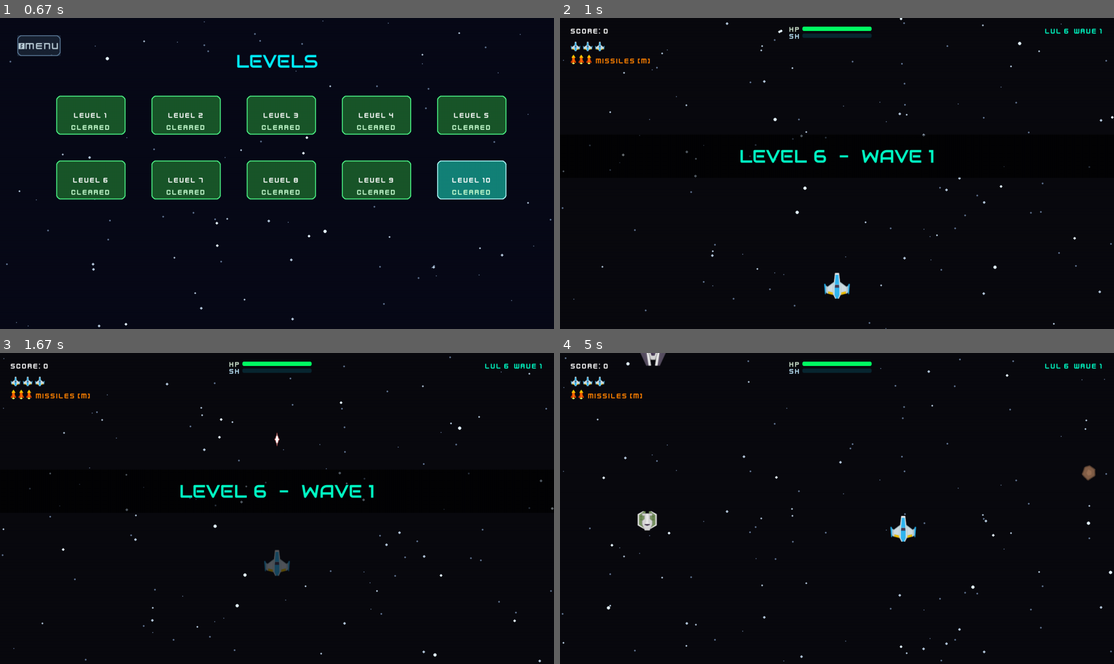
Above: before the commit, frames 1-4 (two rows, left to right).
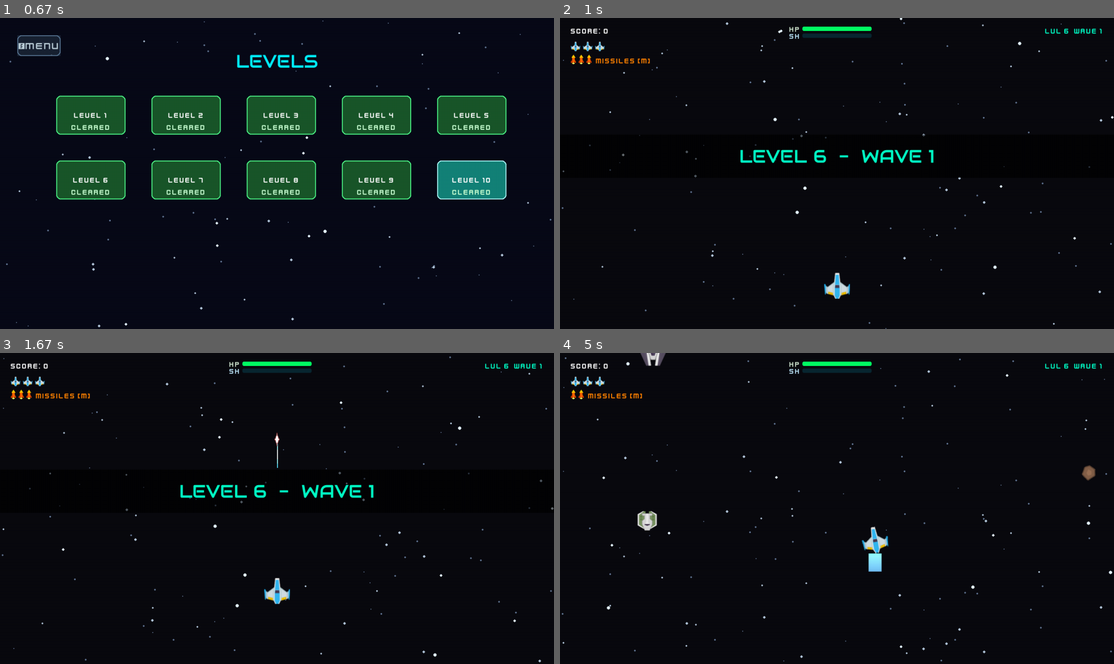
Above: after the commit, the same moments.

Repository: abdulqudoos181005/learning_pygame
Game: pygame game, started from src/game.py
The game is run twice, just before and just after one commit, with the same random seed, the same clock (stepped at 60 frames per second) and the same inputs.
Inputs (mouse positions are in pixels of both pictures, inside the frame that each line leads up to):
- Up to frame 1 (0.67 s): click "Play Game" at 0.38 s
- Up to frame 2 (1 s): press the mouse at (648, 179) at 0.7 s; move the mouse to (776, 189) at 0.8 s; release the mouse at (903, 201) at 0.93 s
- Up to frame 3 (1.67 s): tap Space at 1 s; hold Up from 1.33 s (still down); move the mouse to (249, 589) at 1.37 s
- Up to frame 4 (5 s): release Up at 1.8 s; hold M 1.88-2.35 s; hold Right 1.88-2.35 s; move the mouse to (820, 455) at 1.92 s; hold Right 2.38-2.85 s; move the mouse to (759, 443) at 2.42 s; hold Left 2.88-3.42 s; move the mouse to (981, 480) at 2.92 s; hold Down 3.45-3.75 s; move the mouse to (1008, 502) at 3.48 s; hold Left 3.78-4.18 s; move the mouse to (953, 452) at 3.82 s; hold Up 4.22-4.58 s; move the mouse to (676, 449) at 4.25 s; hold Right from 4.62 s (still down); move the mouse to (859, 496) at 4.65 s

Frame 1 is identical in both runs. In frame 2, less than 0.1% of the frame differs, in the area x 47-53%, y 82-91%; in frame 3, 0.4%; in frame 4, 0.6%, in the area x 54-65%, y 52-71%.

Commit message:
feat: add living player presentation effects

Diff:
--- a/src/sprites.py
+++ b/src/sprites.py
@@ -2,6 +2,7 @@
 import pygame as pg
 import random
 import math
+from vfx.player_presentation import PlayerPresentation
 
 class Player(pg.sprite.Sprite):
     def __init__(self, game, x, y):
@@ -10,6 +11,18 @@
         self.base_image = self.game.assets.get_image("player", 60, 60)
         self.image = self.base_image.copy()
         self.rect = self.image.get_rect(center=(x, y))
+        self.pos_x = float(x)
+        self.pos_y = float(y)
+        self.velocity = pg.Vector2(0, 0)
+        self.max_speed = 400.0
+        self.acceleration = 1800.0
+        self.drag = 8.0
+        self.bank_angle = 0.0
+        self.recoil_timer = 0.0
+        self.hit_stutter = 0.0
+        self.muzzle_timer = 0.0
+        self.missile_hold_timer = 0.0
+        self.presentation = PlayerPresentation(self)
 
         # Stats
         self.speed = 400.0  # Pixels per second
@@ -49,9 +62,12 @@
         if self.invincible_timer > 0:
             return False
 
+        shield_broke = False
         if self.shield > 0:
             self.shield -= damage
-            if hasattr(self.game, 'assets') and hasattr(self.game.assets, 'get_sound'):
+            shield_broke = self.shield <= 0
+            self.presentation.trigger_shield_ripple()
+            if shield_broke and hasattr(self.game, 'assets') and hasattr(self.game.assets, 'get_sound'):
                 self.game.assets.get_sound("shield_down").play()
             if self.shield < 0:
                 self.health += self.shield # Apply remaining damage to health
@@ -62,16 +78,21 @@
         # Trigger screen shake on taking damage
         if hasattr(self.game.state, 'trigger_shake'):
             self.game.state.trigger_shake(duration=0.2, magnitude=5)
+        self.hit_stutter = 0.12
 
         if self.health <= 0:
             self.lives -= 1
             self.health = self.max_health
             self.shield = 0
             self.activate_invincibility(4.0)
+            self.presentation.trigger_repair()
             if hasattr(self.game, 'assets') and hasattr(self.game.assets, 'get_sound'):
                 self.game.assets.get_sound("player_death").play()
             # Reset position
-            self.rect.center = (self.game.width // 2, self.game.height - 80)
+            self.pos_x = float(self.game.width // 2)
+            self.pos_y = float(self.game.height - 80)
+            self.velocity.update(0, 0)
+            self.rect.center = (round(self.pos_x), round(self.pos_y))
             return True # Died
         return False
 
@@ -87,6 +108,10 @@
             self.laser_power_timer -= dt
         if self.missile_cooldown > 0:
             self.missile_cooldown -= dt
+        self.recoil_timer = max(0.0, self.recoil_timer - dt)
+        self.hit_stutter = max(0.0, self.hit_stutter - dt)
+        self.muzzle_timer = max(0.0, self.muzzle_timer - dt)
+        self.presentation.update(dt)
         if self.invincible_timer > 0:
             self.invincible_timer -= dt
             self.flash_timer += dt
@@ -98,7 +123,7 @@
 
         self.shield_active = self.shield > 0
 
-        # Movement keys
+        # Movement keys feed an inertial body; the rect remains the collision view.
         keys = pg.key.get_pressed()
         dx, dy = 0.0, 0.0
 
@@ -117,21 +142,32 @@
             dx /= length
             dy /= length
 
-            # Apply speed boost power-up if active
-            current_speed = self.speed * 1.5 if self.speed_boost_timer > 0 else self.speed
-
-            self.rect.x += dx * current_speed * dt
-            self.rect.y += dy * current_speed * dt
+        desired = pg.Vector2(dx, dy)
+        boost = 1.5 if self.speed_boost_timer > 0 else 1.0
+        self.max_speed = self.speed * boost
+        if desired.length_squared() > 0:
+            desired.scale_to_length(self.max_speed)
+            self.velocity += (desired - self.velocity) * min(1.0, self.acceleration * dt / max(1.0, self.max_speed))
+        else:
+            self.velocity *= max(0.0, 1.0 - self.drag * dt)
+        if self.velocity.length() > self.max_speed:
+            self.velocity.scale_to_length(self.max_speed)
+        self.pos_x += self.velocity.x * dt
+        self.pos_y += self.velocity.y * dt
 
         # Screen boundaries check
-        if self.rect.left < 0:
-            self.rect.left = 0
-        if self.rect.right > self.game.width:
-            self.rect.right = self.game.width
-        if self.rect.top < 0:
-            self.rect.top = 0
-        if self.rect.bottom > self.game.height:
-            self.rect.bottom = self.game.height
+        half_w, half_h = self.rect.width / 2, self.rect.height / 2
+        self.pos_x = max(half_w, min(self.game.width - half_w, self.pos_x))
+        self.pos_y = max(half_h, min(self.game.height - half_h, self.pos_y))
+        self.bank_angle = max(-12.0, min(12.0, self.velocity.x / max(1.0, self.max_speed) * 12.0))
+        rotated = pg.transform.rotozoom(self.base_image, self.bank_angle, 1.0)
+        if self.recoil_timer > 0:
+            rotated = pg.transform.smoothscale(
+                rotated,
+                (rotated.get_width(), max(1, rotated.get_height() - 2)),
+            )
+        self.image = rotated
+        self.rect = self.image.get_rect(center=(round(self.pos_x), round(self.pos_y)))
 
         # Fire regular weapons
         if keys[pg.K_SPACE] or keys[pg.K_j]:
@@ -139,12 +175,17 @@
 
         # Launch missile (M key) — homing special weapon
         if keys[pg.K_m] and self.missile_count > 0 and self.missile_cooldown <= 0:
+            self.missile_hold_timer += dt
             self._launch_missile()
             self.missile_cooldown = 0.5  # Half-second cooldown between launches
+        elif not keys[pg.K_m]:
+            self.missile_hold_timer = 0.0
 
     def shoot(self):
         if self.shoot_timer <= 0:
             self.shoot_timer = self.shoot_cooldown
+            self.recoil_timer = 0.06
+            self.muzzle_timer = 0.07
             if hasattr(self.game, 'assets') and hasattr(self.game.assets, 'get_sound'):
                 self.game.assets.get_sound("laser").play()
 
@@ -173,6 +214,17 @@
                 state.player_lasers.add(laser)
                 state.all_sprites.add(laser)
 
+    def _missile_target(self):
+        state = self.game.state
+        enemies = getattr(state, "enemies", ())
+        return max(enemies, key=lambda enemy: enemy.health, default=None)
+
+    def draw_presentation_back(self, surface):
+        self.presentation.draw_back(surface)
+
+    def draw_presentation_front(self, surface):
+        self.presentation.draw_front(surface)
+
     def _launch_missile(self):
         """Spawns a homing Missile targeting the highest-health enemy on screen."""
         state = self.game.state
@@ -206,6 +258,9 @@
             self.image = self.raw_image
 
         self.rect = self.image.get_rect(center=(x, y))
+        self.fx = float(x)
+        self.fy = float(y)
+        self.trail = []
 
         # Resolve speed into X/Y components accounting for angle
         if is_player:
@@ -216,12 +271,26 @@
             self.speed_y = abs(speed_y) * math.cos(math.radians(self.angle))
 
     def update(self, dt):
-        self.rect.x += self.speed_x * dt
-        self.rect.y += self.speed_y * dt
+        self.trail.append((self.fx, self.fy))
+        if len(self.trail) > 5:
+            self.trail.pop(0)
+        self.fx += self.speed_x * dt
+        self.fy += self.speed_y * dt
+        self.rect.center = (round(self.fx), round(self.fy))
 
         # Kill if it leaves screen boundaries
         if self.rect.bottom < 0 or self.rect.top > self.game.height or self.rect.right < 0 or self.rect.left > self.game.width:
             self.kill()
+
+    def draw_trail(self, surface):
+        if len(self.trail) < 2:
+            return
+        color = (80, 220, 255) if self.speed_y < 0 else (255, 80, 100)
+        for index in range(1, len(self.trail)):
+            alpha = int(35 + index * 30)
+            layer = pg.Surface((max(2, self.rect.width), max(2, self.rect.height)), pg.SRCALPHA)
+            pg.draw.line(layer, (*color, alpha), (layer.get_width() // 2, layer.get_height()), (layer.get_width() // 2, 0), 2)
+            surface.blit(layer, layer.get_rect(center=(round(self.trail[index - 1][0]), round(self.trail[index - 1][1]))), special_flags=pg.BLEND_ADD)
 
 
 class Enemy(pg.sprite.Sprite):
@@ -498,6 +567,7 @@
         # Float positions for sub-pixel precision
         self.fx = float(x)
         self.fy = float(y)
+        self.trail = []
 
     def _find_target(self):
         """Returns the enemy sprite with the highest current health, or None."""
@@ -510,6 +580,9 @@
         return best
 
     def update(self, dt):
+        self.trail.append((self.fx, self.fy))
+        if len(self.trail) > 14:
+            self.trail.pop(0)
         target = self._find_target()
         if target:
             # Vector from missile to target
@@ -538,6 +611,16 @@
                 or self.rect.right < 0 or self.rect.left > self.game.width):
             self.kill()
 
+    def draw_trail(self, surface):
+        if len(self.trail) < 2:
+            return
+        for index in range(1, len(self.trail)):
+            alpha = int(20 + index * 10)
+            radius = max(1, int(index / 5))
+            glow = pg.Surface((radius * 6, radius * 6), pg.SRCALPHA)
+            pg.draw.circle(glow, (255, 150, 45, alpha), glow.get_rect().center, radius)
+            surface.blit(glow, glow.get_rect(center=(round(self.trail[index - 1][0]), round(self.trail[index - 1][1]))), special_flags=pg.BLEND_ADD)
+
 
 class PowerUp(pg.sprite.Sprite):
     """
--- a/src/states.py
+++ b/src/states.py
@@ -1044,7 +1044,12 @@
         self.starfield.draw(self.canvas)
 
         # Game elements
+        self.player.draw_presentation_back(self.canvas)
+        for projectile in (*self.player_lasers, *self.enemy_lasers, *self.missiles):
+            if hasattr(projectile, "draw_trail"):
+                projectile.draw_trail(self.canvas)
         self.all_sprites.draw(self.canvas)
+        self.player.draw_presentation_front(self.canvas)
         self.particles.draw(self.canvas)
         self._draw_float_text(self.canvas)
 
@@ -1063,20 +1068,6 @@
             scaled = pg.transform.smoothscale(msg, (int(msg.get_width() * pulse), int(msg.get_height() * pulse)))
             scaled_rect = scaled.get_rect(center=msg_rect.center)
             self.canvas.blit(scaled, scaled_rect)
-
-        # Draw glowing neon shield barrier aura around player if shield points exist
-        if self.player.shield > 0:
-            shield_radius = 42
-            shield_surf = pg.Surface((shield_radius * 2, shield_radius * 2), pg.SRCALPHA)
-            # Create a pulsing transparency effect using a sine wave timer
-            alpha = int(80 + math.sin(pg.time.get_ticks() * 0.01) * 30)
-
-            # Draw outer shield shell ring
-            pg.draw.circle(shield_surf, (0, 180, 255, alpha), (shield_radius, shield_radius), shield_radius, 3)
-            # Draw semi-transparent shield filling interior
-            pg.draw.circle(shield_surf, (0, 100, 255, alpha // 3), (shield_radius, shield_radius), shield_radius - 2)
-            # Center the shield aura relative to player coordinates
-            self.canvas.blit(shield_surf, shield_surf.get_rect(center=self.player.rect.center))
 
         # Render User Interface HUD (Health, Shields, Level/Wave text, timers)
         self._draw_hud()
--- /dev/null
+++ b/src/vfx/player_presentation.py
@@ -0,0 +1,98 @@
+import math
+import pygame as pg
+
+
+class PlayerPresentation:
+    """Visual layers for the player ship, kept outside the gameplay state."""
+
+    def __init__(self, player):
+        self.player = player
+        assets = player.game.assets
+        self.thrusters = [
+            assets.get_image(f"vfx_effects/thruster_plumes/thruster_flame_{index:02d}", 30, 42)
+            for index in range(20)
+        ]
+        self.shield_layers = (
+            assets.get_image("vfx_effects/energy_shields/forcefield_bubble_outer", 92, 92),
+            assets.get_image("vfx_effects/energy_shields/forcefield_bubble_core", 86, 86),
+            assets.get_image("vfx_effects/energy_shields/forcefield_bubble_dense", 80, 80),
+        )
+        self.damage_layers = (
+            assets.get_image("player_fleet/damage_overlays/interceptor_damage_light", 60, 60),
+            assets.get_image("player_fleet/damage_overlays/interceptor_damage_moderate", 60, 60),
+            assets.get_image("player_fleet/damage_overlays/interceptor_damage_critical", 60, 60),
+        )
+        self.sparkle = assets.get_image("vfx_effects/sparkles/sparkle_stardust_medium", 44, 44)
+        self.time = 0.0
+        self.shield_ripple = 0.0
+        self.repair_timer = 0.0
+
+    def update(self, dt):
+        self.time += dt
+        self.shield_ripple = max(0.0, self.shield_ripple - dt)
+        self.repair_timer = max(0.0, self.repair_timer - dt)
+
+    def trigger_shield_ripple(self):
+        self.shield_ripple = 0.22
+
+    def trigger_repair(self):
+        self.repair_timer = 0.4
+
+    def _damage_layer(self):
+        ratio = self.player.health / max(1, self.player.max_health)
+        if ratio <= 0.15:
+            return self.damage_layers[2]
+        if ratio <= 0.40:
+            return self.damage_layers[1]
+        if ratio <= 0.70:
+            return self.damage_layers[0]
+        return None
+
+    def draw_back(self, surface):
+        center = self.player.rect.center
+        speed_ratio = min(1.0, self.player.velocity.length() / max(1.0, self.player.max_speed))
+        if self.player.hit_stutter > 0 or self.player.invincible_timer > 0 and int(self.time * 18) % 2:
+            return
+
+        frame = int((self.time * (8 + speed_ratio * 18)) % len(self.thrusters))
+        plume = self.thrusters[frame]
+        plume_alpha = min(230, int(95 + speed_ratio * 135))
+        plume = plume.copy()
+        plume.set_alpha(plume_alpha)
+        plume_rect = plume.get_rect(midtop=(center[0], center[1] + self.player.rect.height // 2 - 4))
+        surface.blit(plume, plume_rect, special_flags=pg.BLEND_ADD)
+
+    def draw_front(self, surface):
+        center = self.player.rect.center
+        if self.player.muzzle_timer > 0:
+            flash = self.player.game.assets.get_image("vfx_effects/sparkles/sparkle_stardust_flare", 28, 28).copy()
+            flash.set_alpha(int(255 * min(1.0, self.player.muzzle_timer / 0.07)))
+            surface.blit(flash, flash.get_rect(midbottom=(center[0], self.player.rect.top + 5)), special_flags=pg.BLEND_ADD)
+        if self.player.shield > 0:
+            pulse = 1.0 + 0.04 * math.sin(self.time * 7.0)
+            if self.shield_ripple > 0:
+                pulse += (self.shield_ripple / 0.22) * 0.18
+            for index, layer in enumerate(self.shield_layers):
+                size = int(layer.get_width() * (pulse + index * 0.015))
+                shield = pg.transform.smoothscale(layer, (size, size))
+                shield.set_alpha(max(30, 110 - index * 22))
+                surface.blit(shield, shield.get_rect(center=center), special_flags=pg.BLEND_ADD)
+
+        damage = self._damage_layer()
+        if damage is not None:
+            damage = damage.copy()
+            damage.set_alpha(150 + int(35 * math.sin(self.time * 9.0)))
+            surface.blit(damage, damage.get_rect(center=center))
+
+        if self.repair_timer > 0:
+            sparkle = self.sparkle.copy()
+            sparkle.set_alpha(int(255 * self.repair_timer / 0.4))
+            surface.blit(sparkle, sparkle.get_rect(center=center), special_flags=pg.BLEND_ADD)
+
+        if self.player.missile_hold_timer >= 0.15:
+            target = self.player._missile_target()
+            if target is not None and target.alive():
+                diamond = pg.Surface((28, 28), pg.SRCALPHA)
+                points = [(14, 1), (27, 14), (14, 27), (1, 14)]
+                pg.draw.lines(diamond, (255, 170, 50, 230), True, points, 2)
+                surface.blit(diamond, diamond.get_rect(center=target.rect.center), special_flags=pg.BLEND_ADD)
